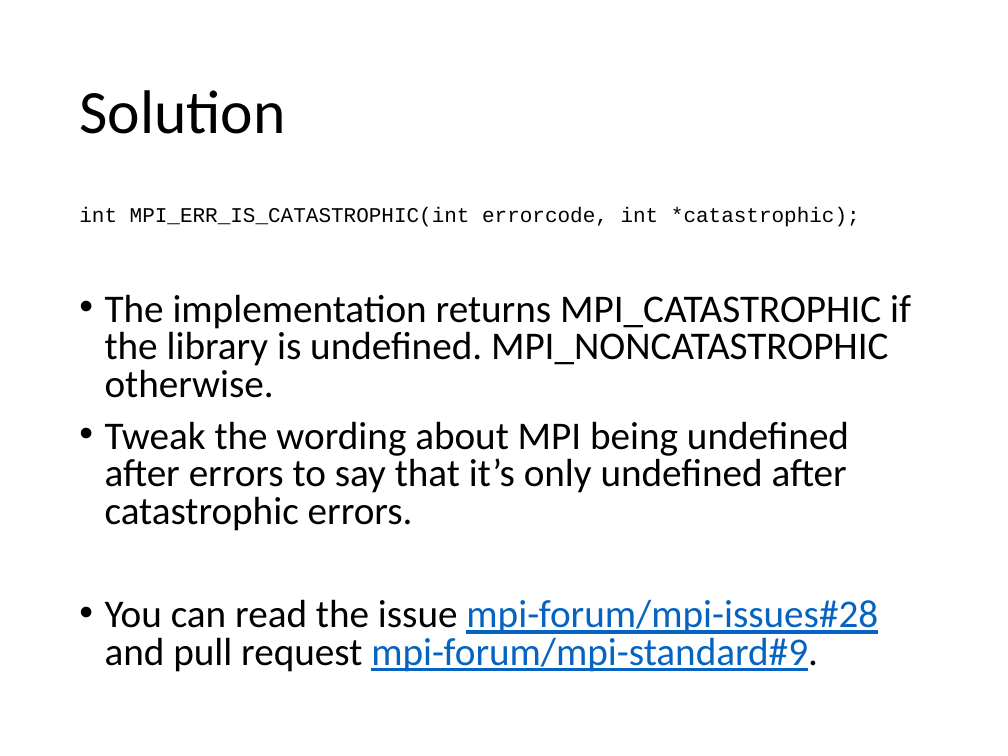
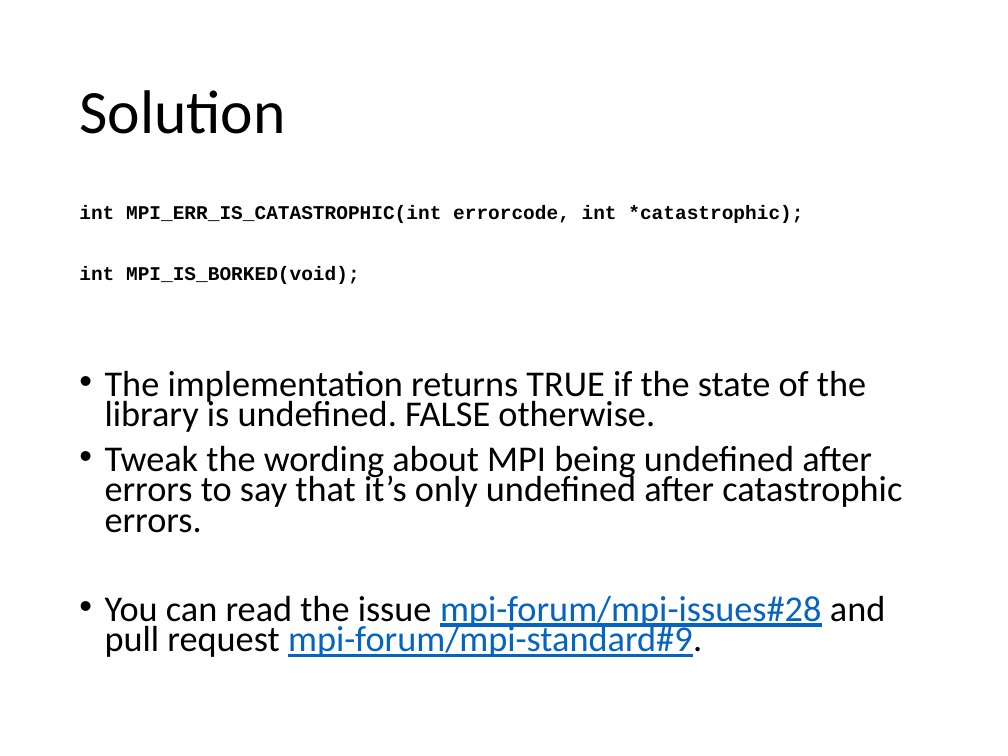
Before and after one commit to mpiwg-ft/ft-issues, a slide deck: slide 3 of slides/2016-03-02-Catastrophic-Errors.pptx. Drawn at 1008x756 pixels with LibreOffice and Linux fonts; fonts in the diff are those of the drawing. Boxes give left, top, right and bottom in pixels: in the first picture for what was removed or moved away, otherwise in the second. Text is boxed around its words. In the diff, an @@ line names an element or a change of style, - is before the commit and + after.

```diff
--- a/slides/2016-03-02-Catastrophic-Errors.pptx
+++ b/slides/2016-03-02-Catastrophic-Errors.pptx
@@ text at [79,205,902,657]: size 15 to 13.9 pt, bold on in "int MPI_ERR_IS_CATASTROPHIC(int errorcode, int *catastrophic ..."; size 28 to 25.9 pt in "Tweak the wording about MPI being undefined ...", "You can read the issue mpi-forum/mpi-issues#28 and ..."; line spacing 0.8 to 0.7 @@
@@ text at [79,266,866,432]: text changed; size 28 to 25.9 pt @@
-• The implementation returns MPI_CATASTROPHIC if the library is undefined. MPI_NONCATASTROPHIC otherwise.
+int MPI_IS_BORKED(void);
+• The implementation returns TRUE if the state of the library is undefined. FALSE otherwise.
```
Also in this commit, not shown: 1 other file.
